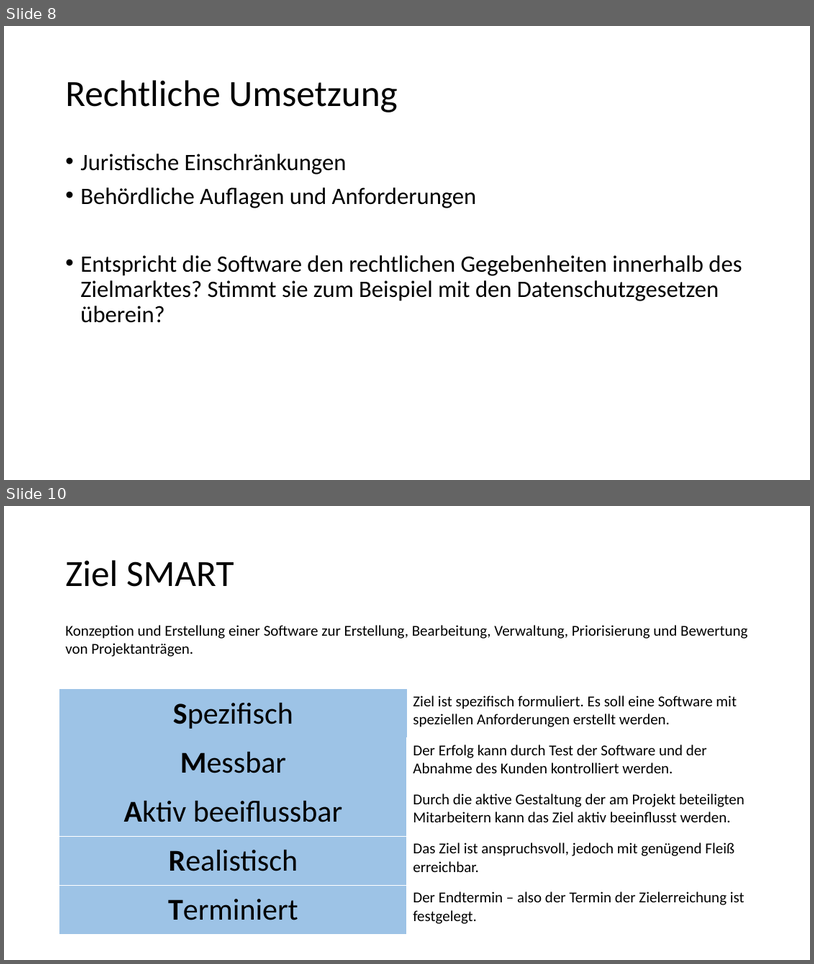
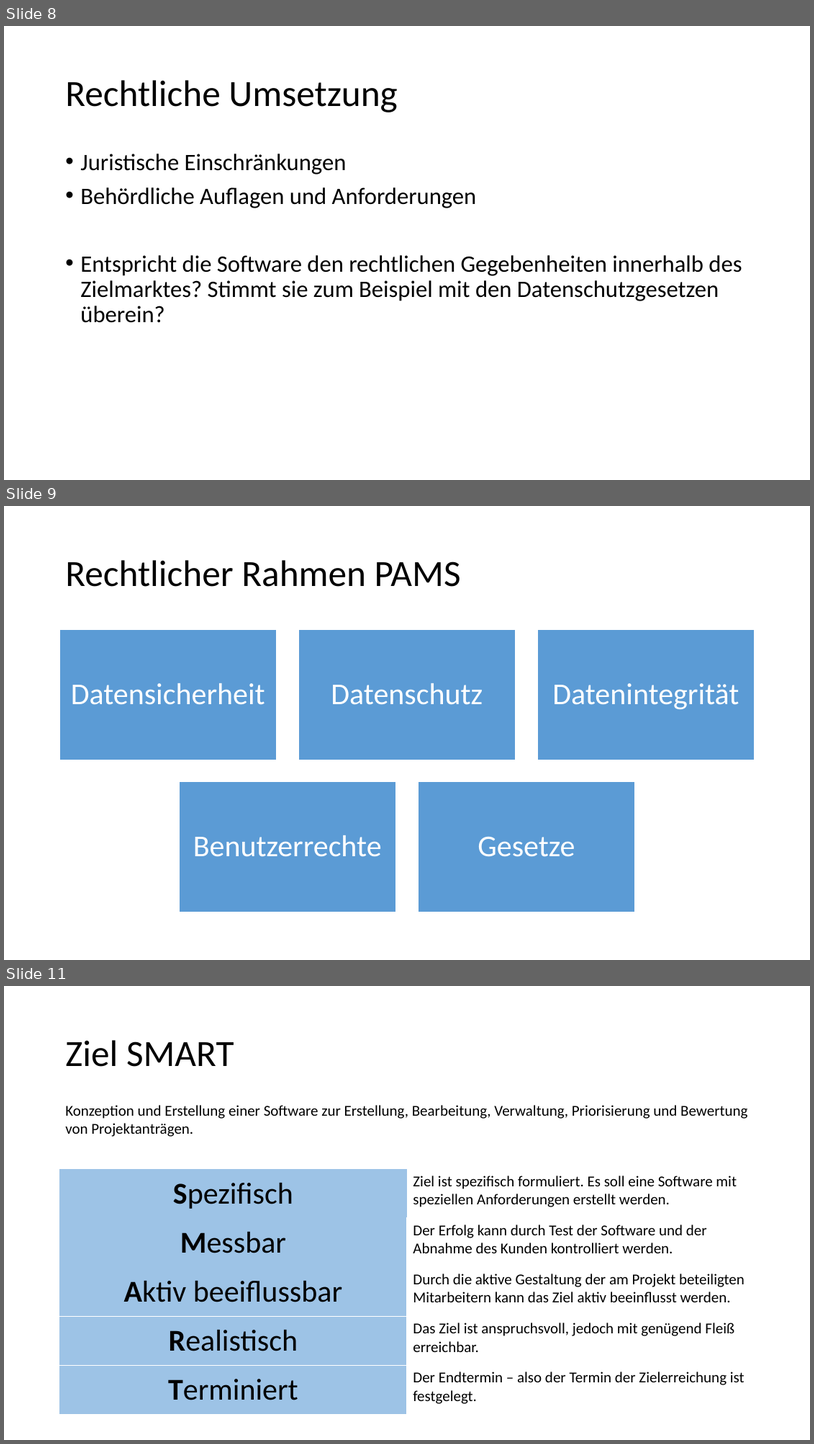
Before and after one commit to Masterarth/PM, a slide deck: documents/projectmanagement/Allgemeines/Machbarkeitsstudie.pptx. Shown one above the other, each under a label of ours: slides 8 and 10 before the commit, slides 8, 9 and 11 after it; the slides between them are not shown. The pictures are 814x964 and 814x1444 pixels, drawn with LibreOffice and Linux fonts; fonts in the diff are those of the drawing. Boxes give left, top, right and bottom in pixels: in the first picture for what was removed or moved away, otherwise in the second. Text is boxed around its words. In the diff, an @@ line names an element or a change of style, - is before the commit and + after.

```diff
--- a/documents/projectmanagement/Allgemeines/Machbarkeitsstudie.pptx
+++ b/documents/projectmanagement/Allgemeines/Machbarkeitsstudie.pptx
@@ slide 9 added at bbox=[4, 506, 810, 960], background #FFFFFF @@
@@ title added at bbox=[65, 560, 461, 587], 44 pt, text #000000 @@
+Rechtlicher Rahmen PAMS
@@ group added at bbox=[59, 629, 755, 913]: 5 rectangles, 5 texts @@
+Datensicherheit
+Datenschutz
+Datenintegrität
+Benutzerrechte
+Gesetze
@@ what was slide 10 is now slide 11 @@
```
Also in this commit, not shown: 4 slides changed.
